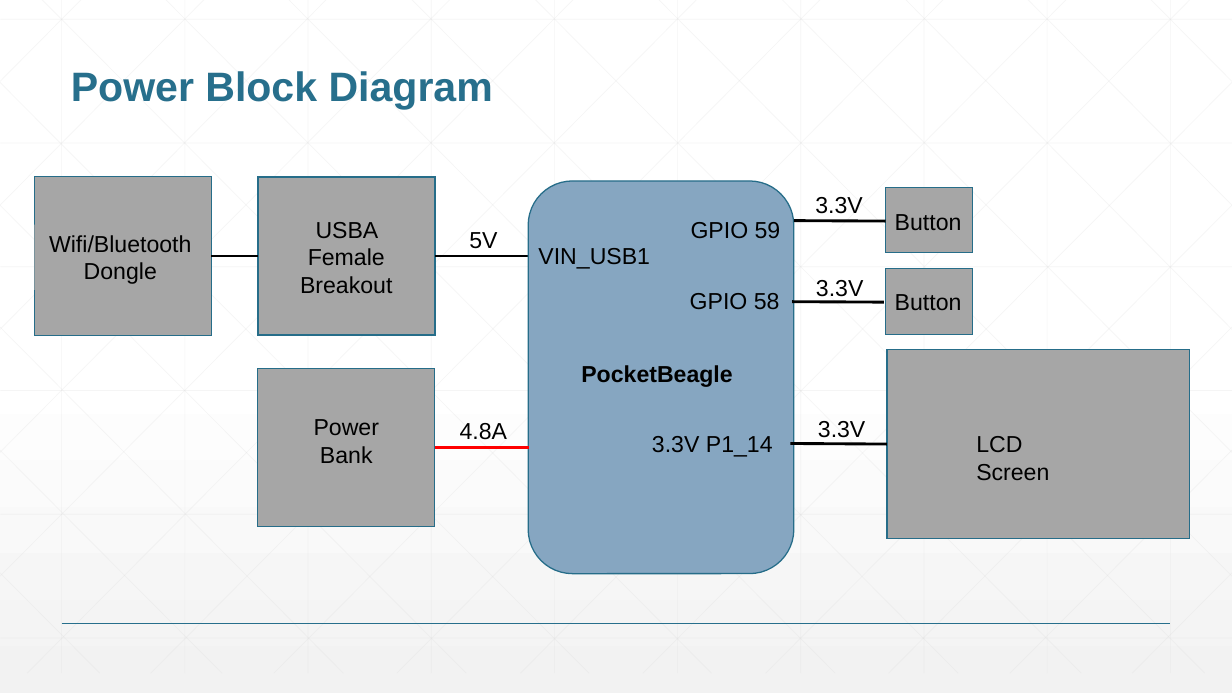
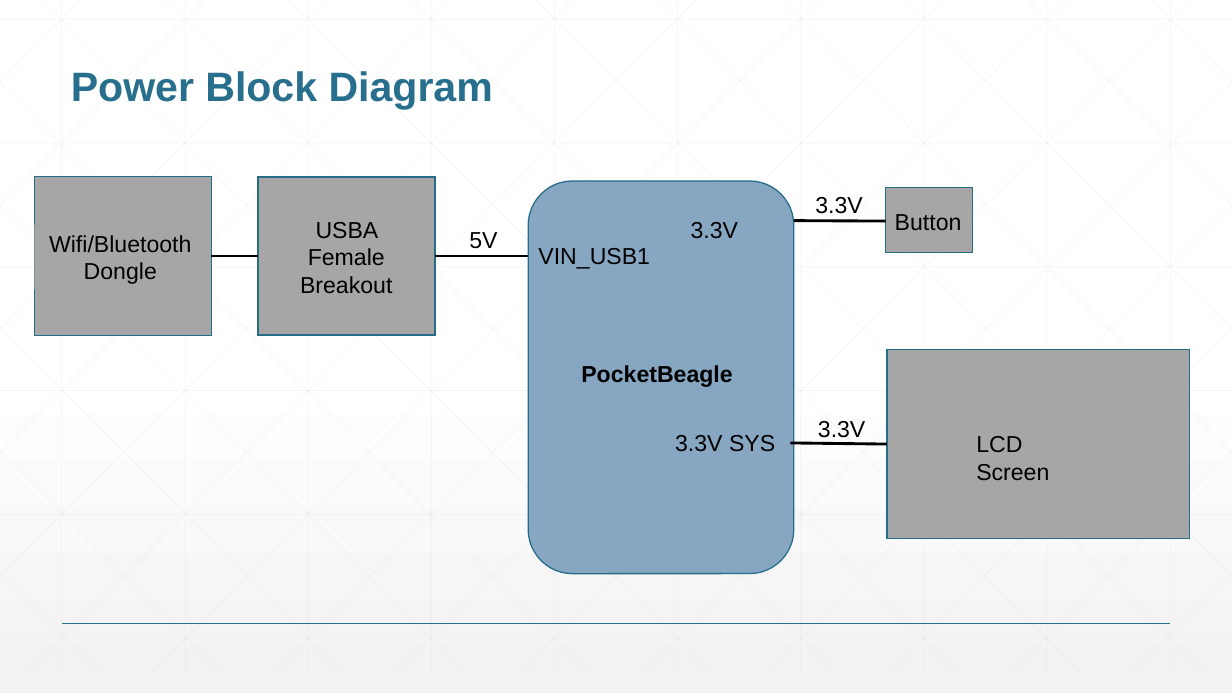
Before and after one commit to ikwon176/ENGI301, a slide deck: slide 5 of Project_01/ENGI301_Project_Proposal.pptx. Drawn at 1232x693 pixels with LibreOffice and Linux fonts; fonts in the diff are those of the drawing. Boxes give left, top, right and bottom in pixels: in the first picture for what was removed or moved away, otherwise in the second. Text is boxed around its words. In the diff, an @@ line names an element or a change of style, - is before the commit and + after.

Commit message:
Final Project Proposal (updated diagrams)

```diff
--- a/Project_01/ENGI301_Project_Proposal.pptx
+++ b/Project_01/ENGI301_Project_Proposal.pptx
@@ text at [691, 222, 738, 238]: text changed @@
-GPIO 59
+3.3V
@@ rectangle removed at [885, 269, 972, 335] @@
@@ text removed at [690, 293, 780, 309] @@
-GPIO 58
@@ text removed at [816, 280, 863, 302] @@
-3.3V
@@ text removed at [895, 294, 962, 310] @@
-Button
@@ line removed from (884, 302) to (792, 302) @@
@@ rectangle removed at [258, 369, 435, 527] @@
@@ text removed at [314, 419, 379, 463] @@
-Power Bank
@@ line removed from (435, 447) to (530, 447) @@
@@ text removed at [460, 423, 507, 440] @@
-4.8A
@@ text at [675, 435, 775, 452]: text changed @@
-3.3V P1_14
+3.3V SYS
```
Also in this commit, not shown: 1 other slide changed.
